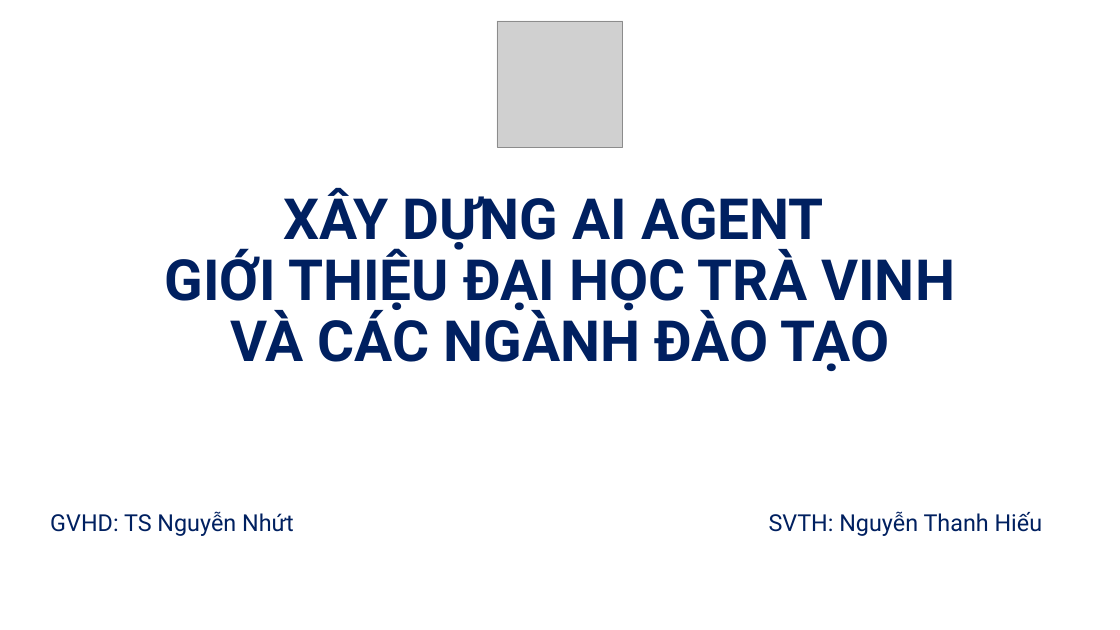
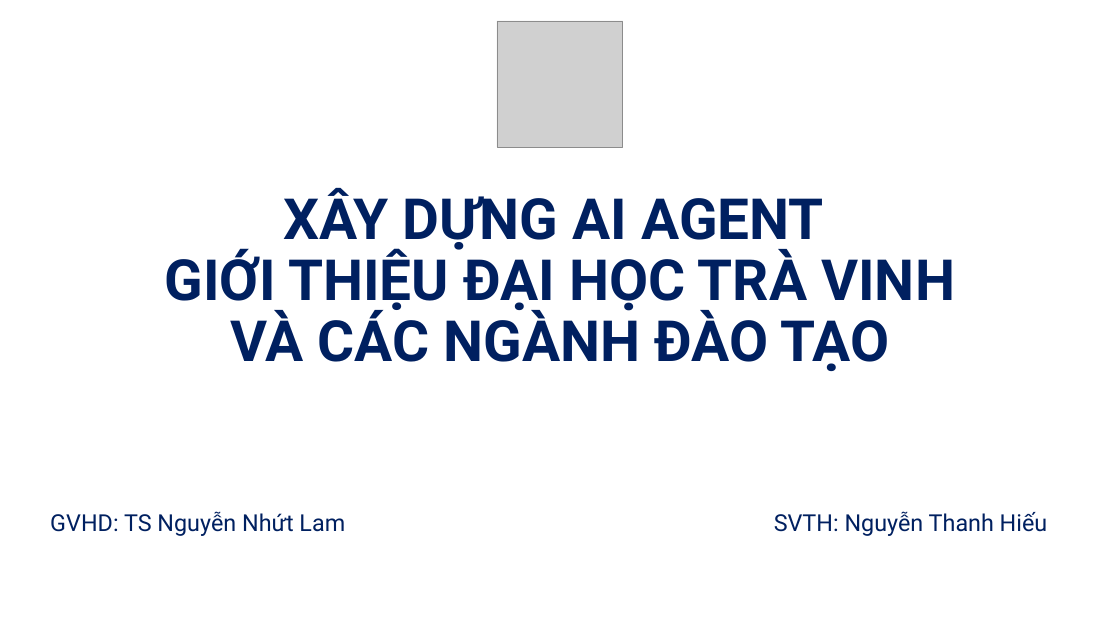
Before and after one commit to thhieu2904/tn-da22tta-110122221-nguyenthanhhieu-tvutour, a slide deck: slide 1 of docs/KhoaLuan-Slide.pptx. Drawn at 1120x630 pixels with LibreOffice and Linux fonts; fonts in the diff are those of the drawing; grey boxes stand for pictures; background and template pictures are left out. Boxes give left, top, right and bottom in pixels: in the first picture for what was removed or moved away, otherwise in the second. Text is boxed around its words. In the diff, an @@ line names an element or a change of style, - is before the commit and + after.

```diff
--- a/docs/KhoaLuan-Slide.pptx
+++ b/docs/KhoaLuan-Slide.pptx
@@ subtitle at (x1=50, y1=511, x2=1048, y2=536): text changed @@
-GVHD: TS Nguyễn Nhứt SVTH: Nguyễn Thanh Hiếu
+GVHD: TS Nguyễn Nhứt Lam SVTH: Nguyễn Thanh Hiếu
```
Also in this commit, not shown: 14 other slides changed.
